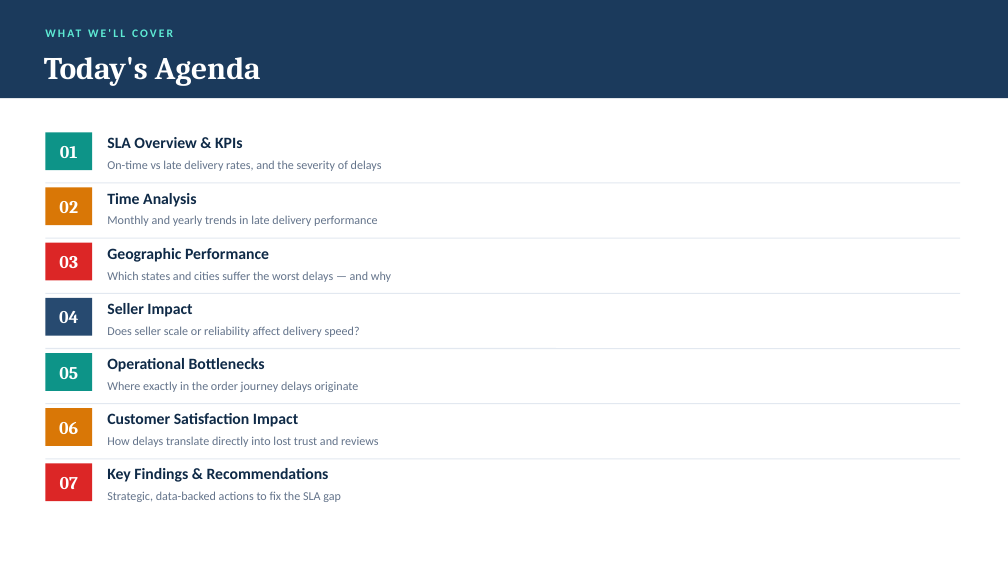
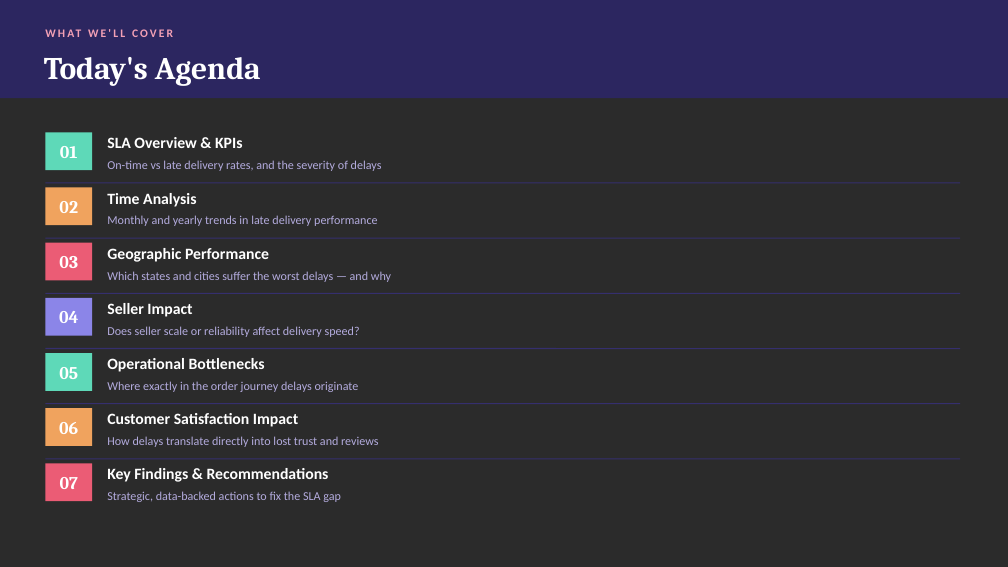
Before and after one commit to youssef-mohamed004/Olist-Delivery-Performance-SLA-Analysis, a slide deck: slide 2 of Olist_Delivery_Performance_SLA_Analysis.pptx. Drawn at 1008x567 pixels with LibreOffice and Linux fonts; fonts in the diff are those of the drawing; background and template pictures are left out; a plain dark background stands for a picture behind light text. Boxes give left, top, right and bottom in pixels: in the first picture for what was removed or moved away, otherwise in the second. Text is boxed around its words. In the diff, an @@ line names an element or a change of style, - is before the commit and + after.

```diff
--- a/Olist_Delivery_Performance_SLA_Analysis.pptx
+++ b/Olist_Delivery_Performance_SLA_Analysis.pptx
@@ background #FFFFFF to picture (left out) @@
@@ rectangle at (0,0,1008,98): fill #1B3A5C to #2C2660 @@
@@ text "WHAT WE'LL COVER" at (45,21,650,44): text colour #5EEAD4 to #F2A0B5 @@
@@ rectangle at (45,132,92,170): fill #0D9488 to #5ED9B8 @@
@@ line (45, 183) - (960, 183): stroke #E2E8F0 1 pt to #352F6E 1 pt @@
@@ rectangle at (45,188,92,225): fill #D97706 to #F0A35E @@
@@ line (45, 238) - (960, 238): stroke #E2E8F0 1 pt to #352F6E 1 pt @@
@@ rectangle at (45,243,92,281): fill #DC2626 to #EB5C75 @@
@@ line (45, 293) - (960, 293): stroke #E2E8F0 1 pt to #352F6E 1 pt @@
@@ rectangle at (45,298,92,336): fill #274A70 to #8B85E8 @@
@@ rectangle at (45,353,92,391): fill #0D9488 to #5ED9B8 @@
@@ line (45, 349) - (960, 349): stroke #E2E8F0 1 pt to #352F6E 1 pt @@
@@ rectangle at (45,408,92,446): fill #D97706 to #F0A35E @@
@@ line (45, 404) - (960, 404): stroke #E2E8F0 1 pt to #352F6E 1 pt @@
@@ rectangle at (45,464,92,501): fill #DC2626 to #EB5C75 @@
@@ line (45, 459) - (960, 459): stroke #E2E8F0 1 pt to #352F6E 1 pt @@
@@ text colour #0F2A47 to #FFFFFF in 7 elements at (107,137,242,148), (107,193,196,207), (107,248,269,262), (107,303,192,317), (107,358,265,372), (107,413,298,427), (107,468,329,482) @@
@@ text colour #64748B to #B3ABDD in 7 elements at (107,160,382,171), (107,215,378,226), (107,271,391,282), (107,326,360,337), (107,381,359,392), (107,436,378,447), (107,491,341,502) @@
```
Also in this commit, not shown: 16 other slides changed.
